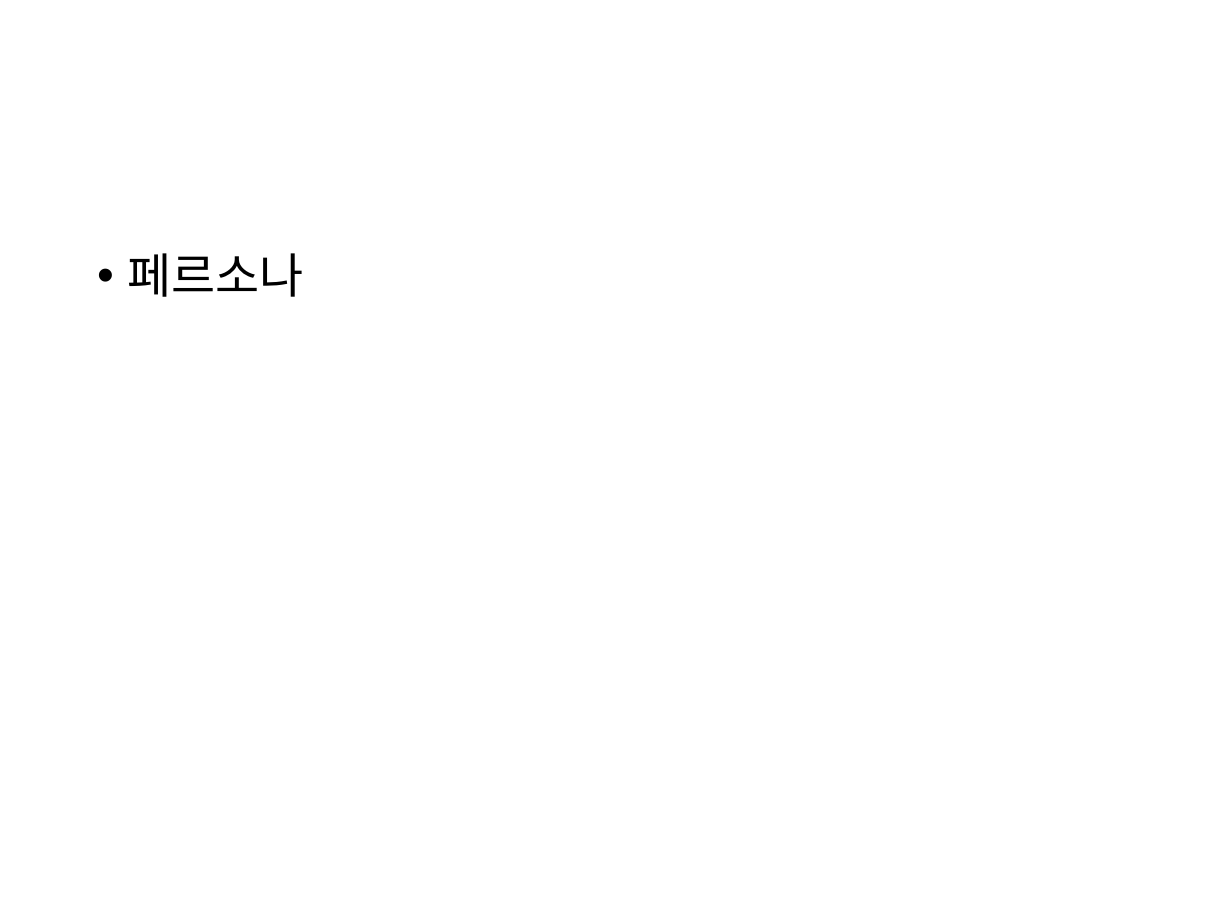
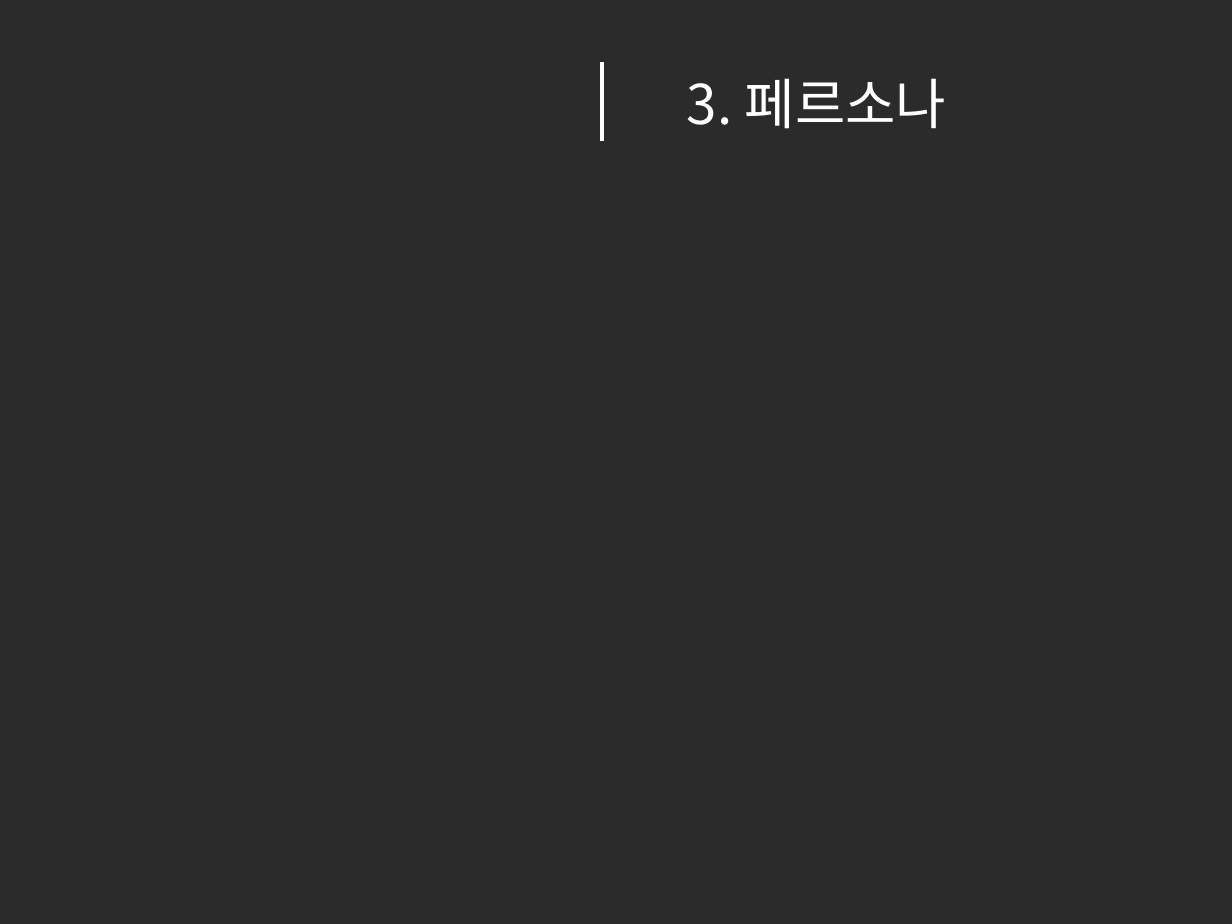
Before and after one commit to rlamj5555/ui_ux_test, a slide deck: slide 6 of project_2/ppt/project_hes.pptx (slide 8 before the commit). Drawn at 1232x924 pixels with LibreOffice and Linux fonts; fonts in the diff are those of the drawing; background and template pictures are left out; a plain dark background stands for a picture behind light text. Boxes give left, top, right and bottom in pixels: in the first picture for what was removed or moved away, otherwise in the second. Text is boxed around its words. In the diff, an @@ line names an element or a change of style, - is before the commit and + after.

```diff
--- a/project_2/ppt/project_hes.pptx
+++ b/project_2/ppt/project_hes.pptx
@@ background #FFFFFF to picture (left out) @@
@@ line added from (602, 63) to (602, 142), #FFFFFF 2.25 pt @@
@@ text at (x1=687, y1=78, x2=947, y2=129): text changed; size 28 to 32 pt; font Calibri to Noto Sans CJK KR; text colour #000000 to #FFFFFF @@
-• 페르소나
+3. 페르소나
```
Also in this commit, not shown: 7 other slides changed, 24 other files.
